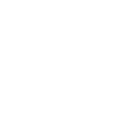
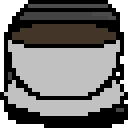
Before/after of a 128px x 128px layered artwork. What changed in the layer stack:
showed "FinishedCoffee" over box(0, 20, 128, 120)
showed "75 Percent", painted on it over box(4, 0, 128, 128)
showed "EmptyMaker", painted on it over box(4, 0, 128, 128)
